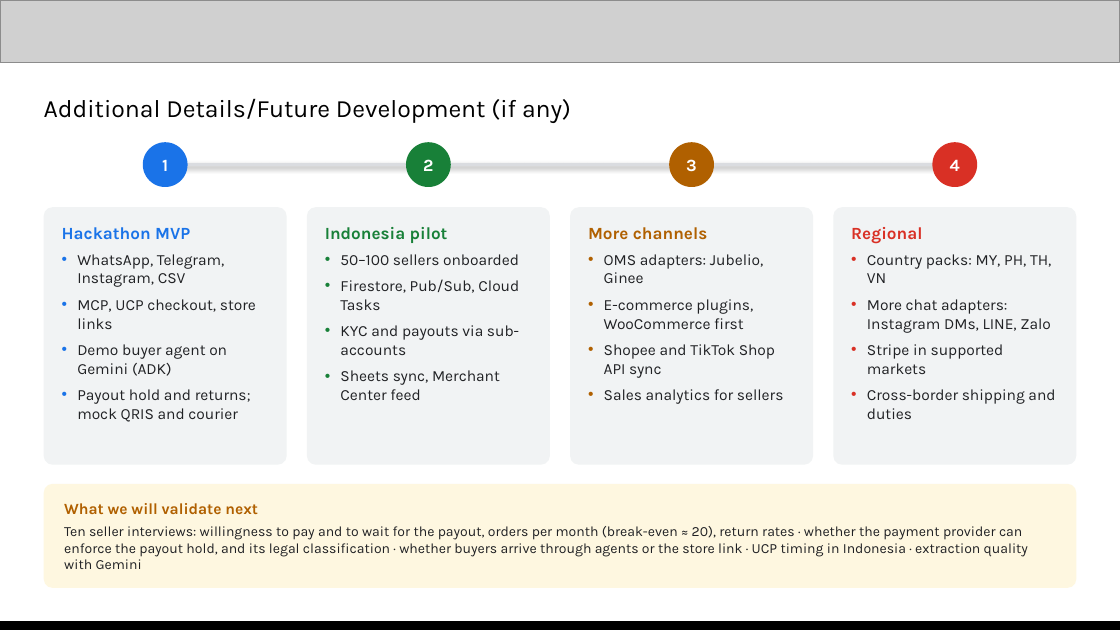
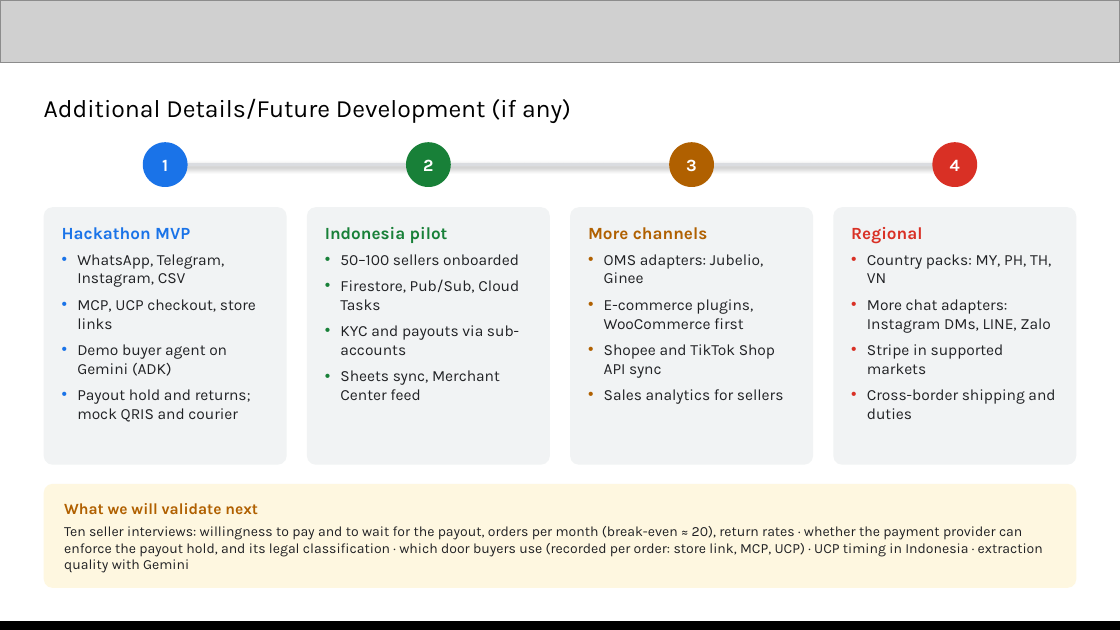
Before and after one commit to galihsatriawan/etalase, a slide deck: slide 12 of submission/Etalase_AI_Builder_Cup_Submission.pptx. Drawn at 1120x630 pixels with LibreOffice and Linux fonts; fonts in the diff are those of the drawing; grey boxes stand for pictures. Boxes give left, top, right and bottom in pixels: in the first picture for what was removed or moved away, otherwise in the second. Text is boxed around its words. In the diff, an @@ line names an element or a change of style, - is before the commit and + after.

```diff
--- a/submission/Etalase_AI_Builder_Cup_Submission.pptx
+++ b/submission/Etalase_AI_Builder_Cup_Submission.pptx
@@ text in rounded rectangle at <box>64,526,1043,573</box>: text changed @@
-Ten seller interviews: willingness to pay and to wait for the payout, orders per month (break-even ≈ 20), return rates · whether the payment provider can enforce the payout hold, and its legal classification · whether buyers arrive through agents or the store link · UCP timing in Indonesia · extraction quality with Gemini
+Ten seller interviews: willingness to pay and to wait for the payout, orders per month (break-even ≈ 20), return rates · whether the payment provider can enforce the payout hold, and its legal classification · which door buyers use (recorded per order: store link, MCP, UCP) · UCP timing in Indonesia · extraction quality with Gemini
```
Also in this commit, not shown: 1 other slide changed, 50 other files.
